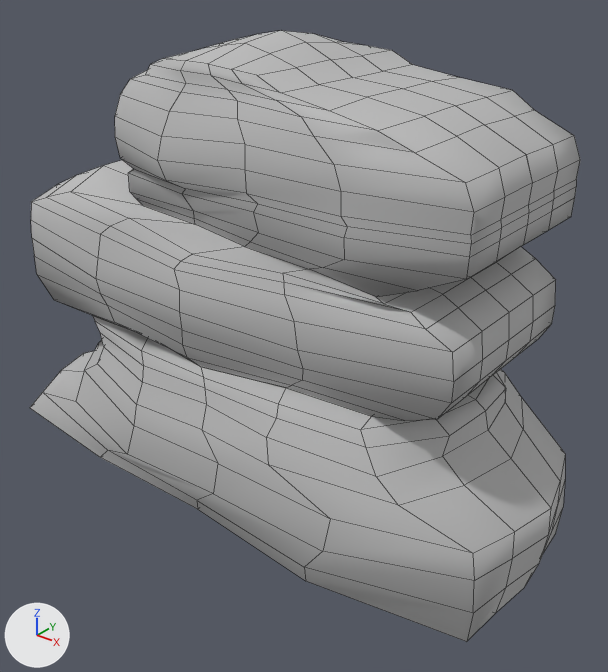
A saved change to the OBJ model Assets/Models/Environment/Level2/StoneFormation/StoneFormation_large.obj.
Both versions are drawn from a 50 mm lens placed at (6.87, -7.65, 7.04), pointed at (0.67, 0.09, 2.24). The lights are fixed; the arrows at lower left show +X, +Y and +Z. Mesh edges are drawn as thin lines. Where no turn or scale is listed for an object, it has been applied to the vertices. Vertices at the same position are counted once.

Objects in the first picture: 'StoneFormation_large'.
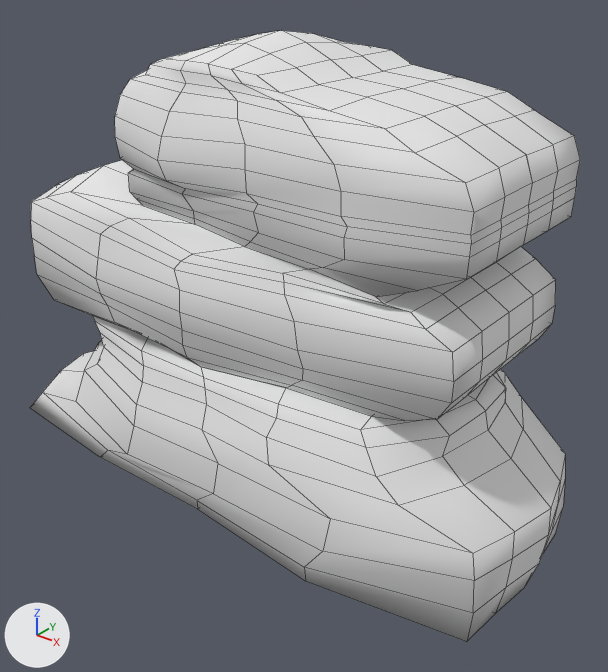
The change, as a list of edits to the scene's bpy script:
```text
Change mat_initialshadinggroup:
    mat_initialshadinggroup.base_color: (0.5, 0.5, 0.5) -> (0.8, 0.8, 0.8)  # grey #bcbcbc -> white #e7e7e7
Add mat_unwrapchekcershadersg:
    mat_unwrapchekcershadersg = principled_material('unwrapChekcerShaderSG')
    mat_unwrapchekcershadersg.base_color = (0.8, 0.8, 0.8)  # white #e7e7e7
    mat_unwrapchekcershadersg.roughness = 1.0
Change me_stoneformation_large:
    where me_stoneformation_large.from_pydata(...)  # 503 vertices, 496 faces; spans x -4.35..4.28, y -1.84..1.84, z 0.0..6.0
    used by ob_stoneformation_large; location = (0.0, 0.0, 0.0)
    me_stoneformation_large part 1
    me_stoneformation_large.vertices[172].co: (2.65, -1.34, 5.41) -> (2.65, -1.22, 5.41)  # pixel (377, 130) -> pixel (384, 128)
    me_stoneformation_large part 2
    me_stoneformation_large.vertices[327].co: (2.65, 1.34, 5.41) -> (2.65, 1.22, 5.41)  # pixel (512, 90) -> pixel (507, 91)
    me_stoneformation_large part 3: 288 faces spanning x -4.35..4.28, y -1.84..1.84, z 0.0..4.2 switch from mat_initialshadinggroup (grey #bcbcbc) to mat_unwrapchekcershadersg (white #e7e7e7)
```

Where the change shows, as pixel boxes [x1, y1, x2, y2] in the pictures (608 x 672 px; the box of a moved part takes in the faces that stretch with it):
'StoneFormation_large', recoloured, reshaped (grey to white): [30, 31, 580, 642] in both
part 1 of me_stoneformation_large, moved or reshaped: [278, 97, 457, 153] in both
part 2 of me_stoneformation_large, moved or reshaped: [431, 78, 534, 116] in both
part 3 of me_stoneformation_large, recoloured: [30, 160, 565, 642] in both
